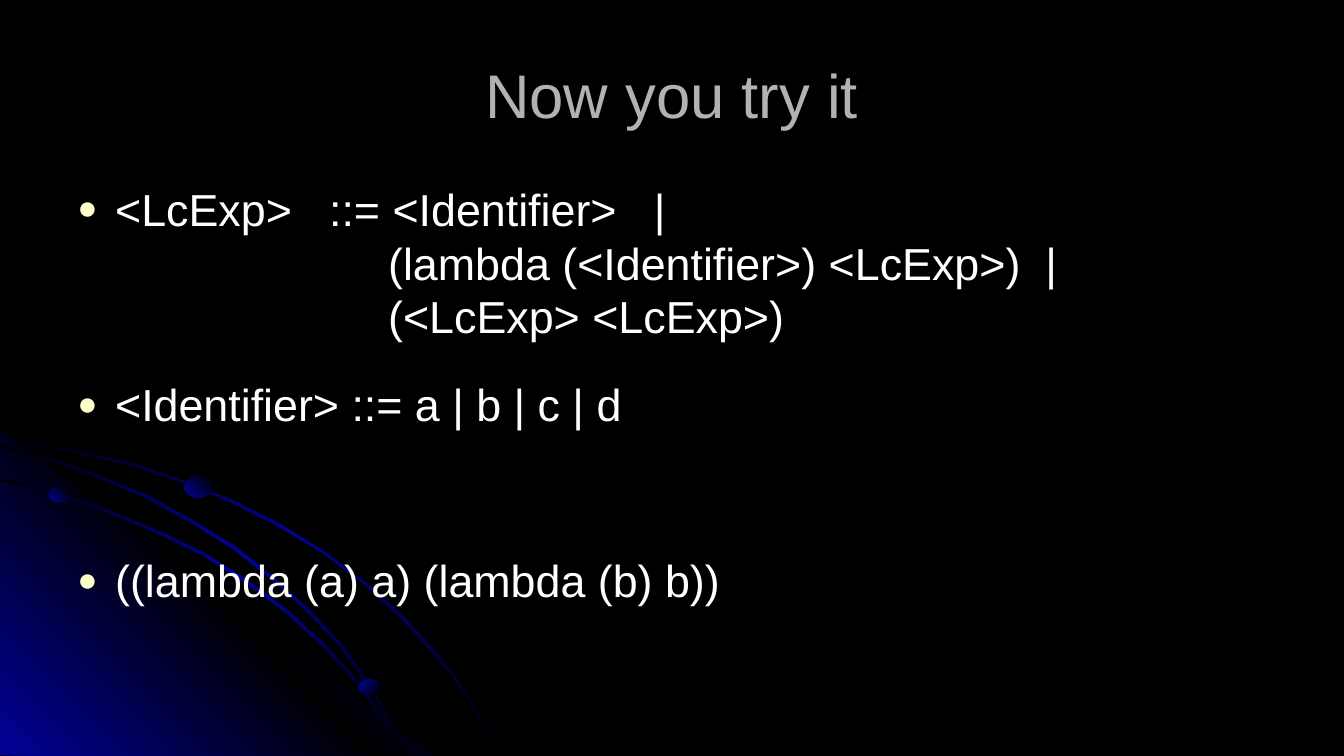
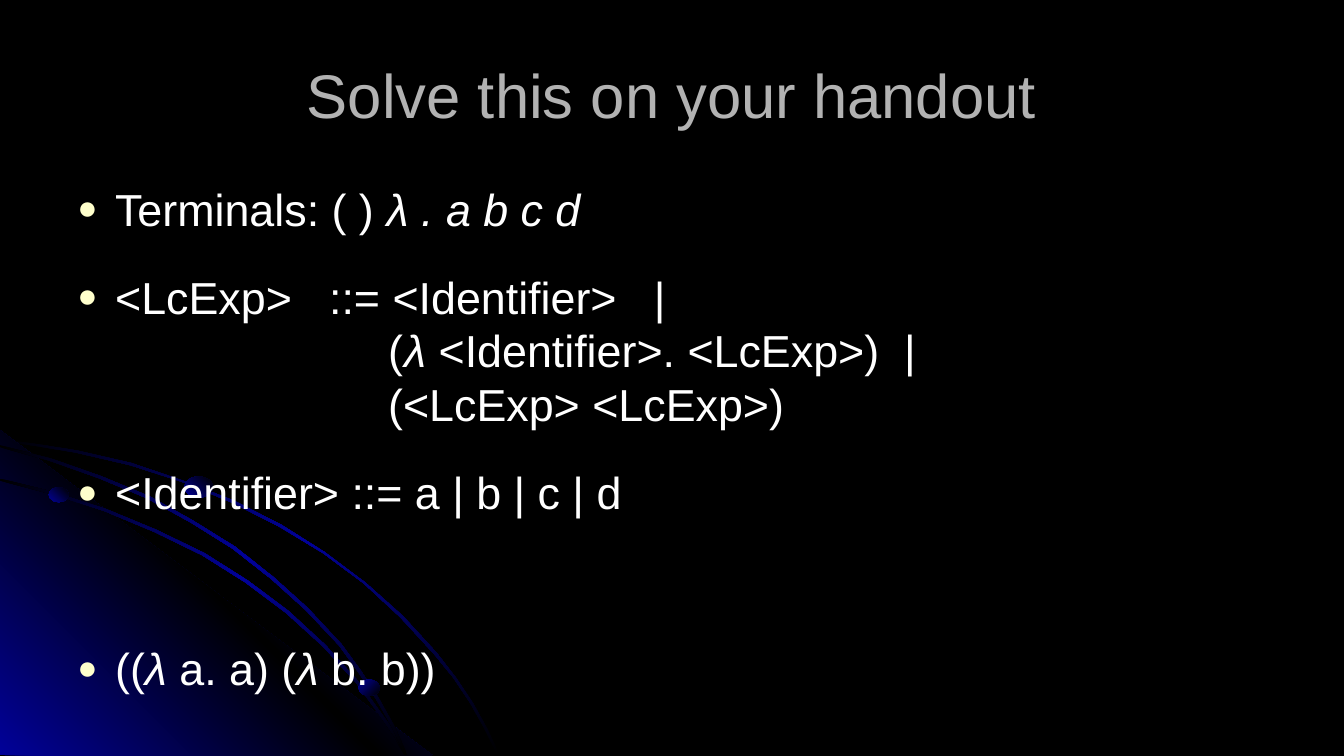
Before and after one commit to RHIT-CSSE/csse304, a slide deck: slide 6 of ClassMaterials/GrammarsAndLanguages/GrammarsAndLanguages.pptx (slide 7 before the commit). Drawn at 1344x756 pixels with LibreOffice and Linux fonts; fonts in the diff are those of the drawing. Boxes give left, top, right and bottom in pixels: in the first picture for what was removed or moved away, otherwise in the second. Text is boxed around its words. In the diff, an @@ line names an element or a change of style, - is before the commit and + after.

```diff
--- a/ClassMaterials/GrammarsAndLanguages/GrammarsAndLanguages.pptx
+++ b/ClassMaterials/GrammarsAndLanguages/GrammarsAndLanguages.pptx
@@ title at box(307, 73, 1036, 129): text changed @@
-Now you try it
+Solve this on your handout
@@ text at box(115, 193, 880, 430): text changed @@
-● <LcExp> ::= <Identifier> |
-  (lambda (<Identifier>) <LcExp>) |
-  (<LcExp> <LcExp>)
+● Terminals: ( ) λ . a b c d
+● <LcExp> ::= <Identifier> |
+  (λ <Identifier>. <LcExp>) |
+  (<LcExp> <LcExp>)
@@ text at box(115, 650, 436, 694): text changed @@
-● ((lambda (a) a) (lambda (b) b))
+● ((λ a. a) (λ b. b))
```
Also in this commit, not shown: 1 other slide changed, 1 slide added, 5 slides removed, 1 other file.
